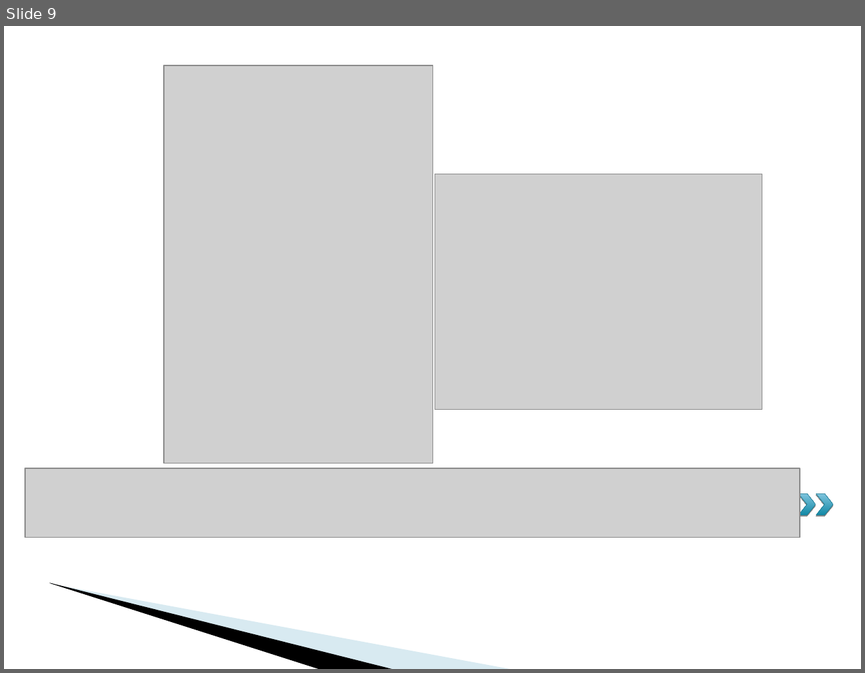
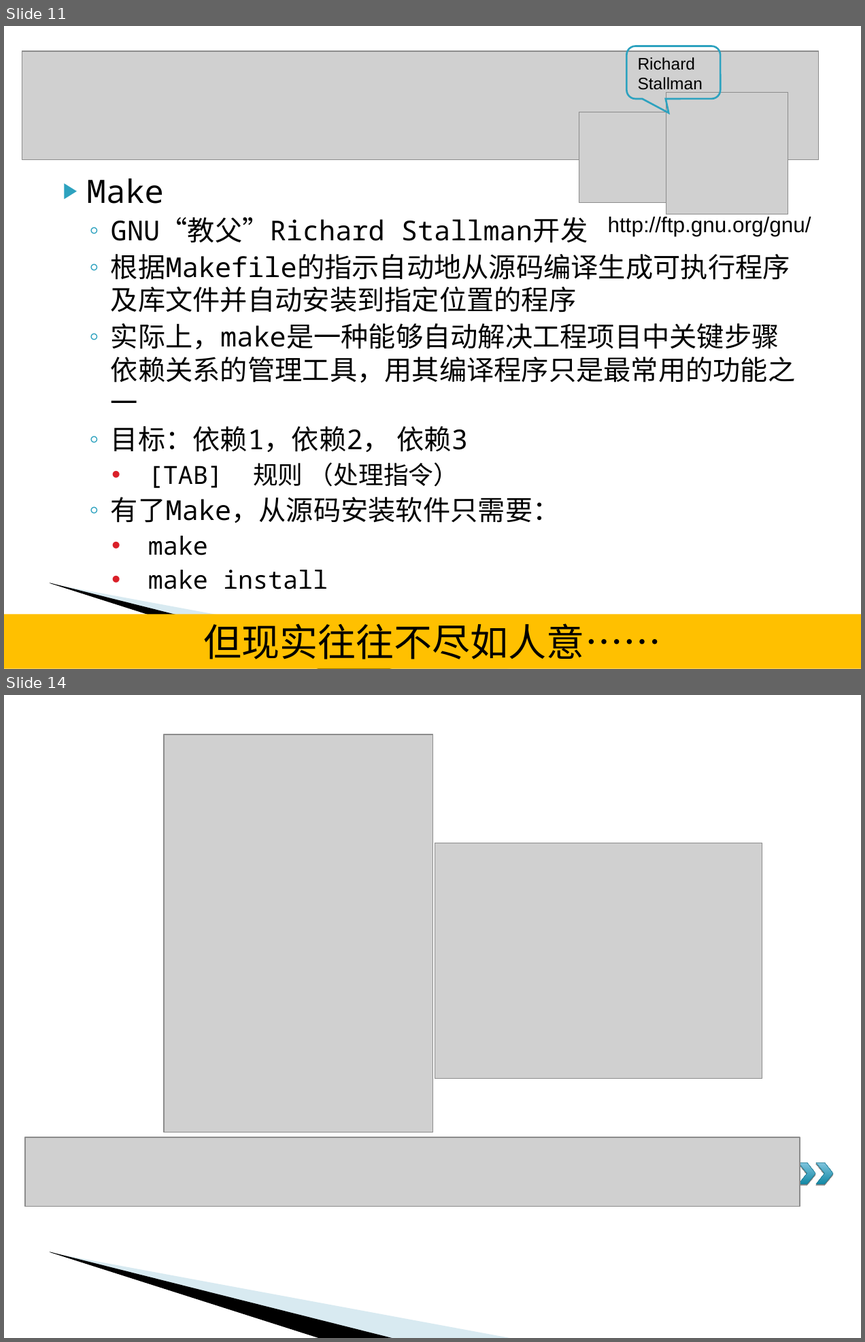
Before and after one commit to L3w1s-L1u/_outline, a slide deck: Linux_Server_2015/Linux包管理器和源码编译.ppt. Shown one above the other, each under a label of ours: slide 9 before the commit, slides 11 and 14 after it; the slides between them are not shown. The pictures are 865x673 and 865x1342 pixels, drawn with LibreOffice and Linux fonts; fonts in the diff are those of the drawing; grey boxes stand for pictures; background and template pictures are left out. Boxes give left, top, right and bottom in pixels: in the first picture for what was removed or moved away, otherwise in the second. Text is boxed around its words. In the diff, an @@ line names an element or a change of style, - is before the commit and + after.

```diff
--- a/Linux_Server_2015/Linux包管理器和源码编译.ppt
+++ b/Linux_Server_2015/Linux包管理器和源码编译.ppt
@@ slide 11 added at (4,26,861,669), background #FFFFFF; not listed: 2 template elements that a slide beside it also shows @@
@@ group added at (579,46,811,236): 2 pictures, 1 text, 1 rounded speech box @@
+http://ftp.gnu.org/gnu/
+Richard Stallman
@@ picture added at (22,51,818,160) @@
@@ text added at (87,178,796,589), 23 pt, text #000000 @@
+▶ Make
+  ◦ GNU“教父”Richard Stallman开发
+  ◦ 根据Makefile的指示自动地从源码编译生成可执行程序及库文件并自动安装到指定位置的程序
+  ◦ 实际上，make是一种能够自动解决工程项目中关键步骤依赖关系的管理工具，用其编译程序只是最常用的功能之一
+  ◦ 目标：依赖1，依赖2， 依赖3
+    • [TAB] 规则 （处理指令）
+  ◦ 有了Make，从源码安装软件只需要：
+    • make
+    • make install
@@ rectangle added at (4,614,861,669), fill #FFC000, 32 pt, text #000000 @@
+但现实往往不尽如人意……
@@ what was slide 9 is now slide 14 @@
```
Also in this commit, not shown: 1 slide changed, 4 other slides added.
